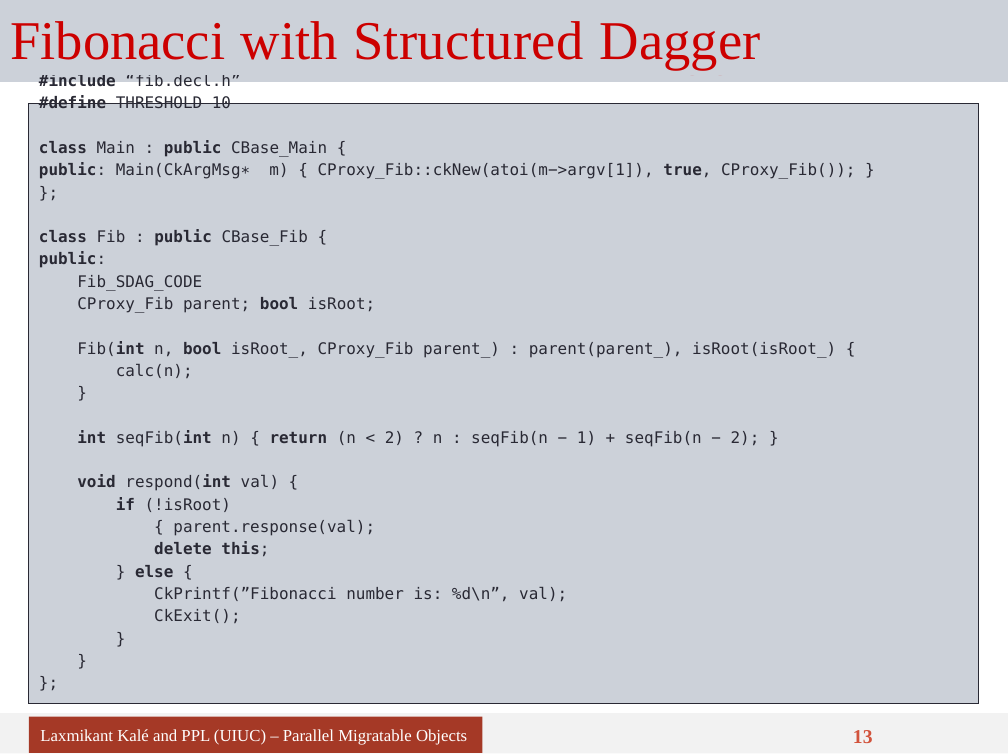
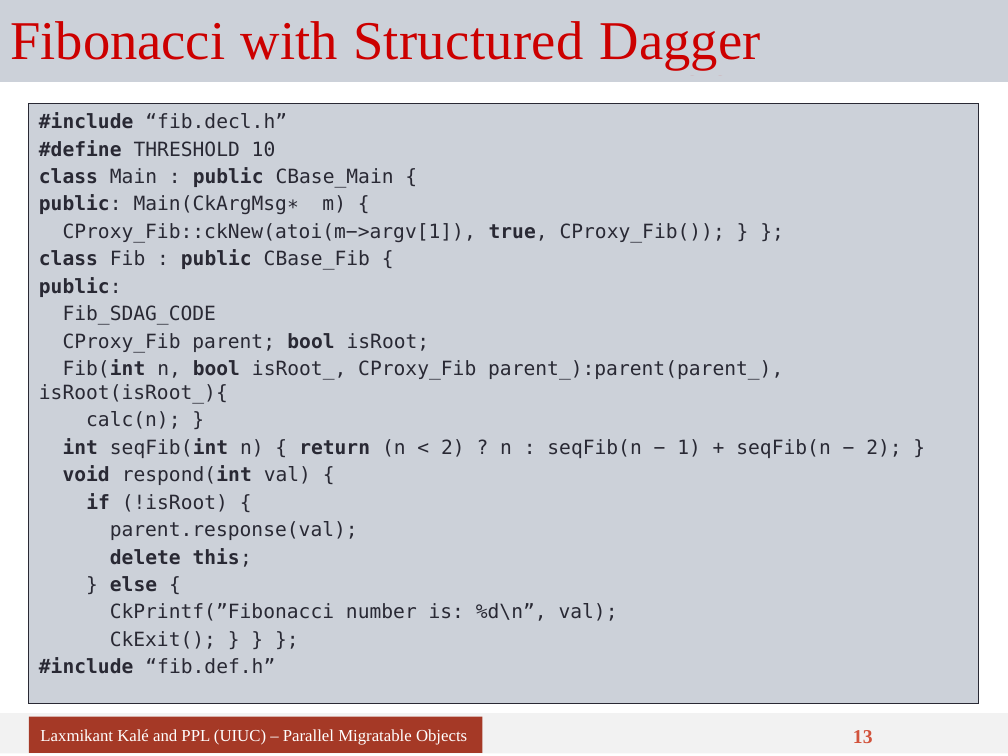
Before and after one commit to UIUC-PPL/charm_tutorial, a slide deck: slide 13 of tutorial-07-sdag.pptx. Drawn at 1008x756 pixels with LibreOffice and Linux fonts; fonts in the diff are those of the drawing. Boxes give left, top, right and bottom in pixels: in the first picture for what was removed or moved away, otherwise in the second. Text is boxed around its words. In the diff, an @@ line names an element or a change of style, - is before the commit and + after.

Commit message:
tut 7: reduce size on sdag slide

```diff
--- a/tutorial-07-sdag.pptx
+++ b/tutorial-07-sdag.pptx
@@ text "#include “fib.decl.h”" at (29,104,979,703): vertical alignment middle to top @@
@@ text at (39,112,901,674): size 11.4 to 14 pt in "#include “fib.decl.h”", "#define THRESHOLD 10", "class Main : public CBase_Main {", "class Fib : public CBase_Fib {" and 9 more places @@
@@ text at (39,195,725,243): text changed; size 11.4 to 14 pt @@
-public: Main(CkArgMsg∗ m) { CProxy_Fib::ckNew(atoi(m−>argv[1]), true, CProxy_Fib()); }
-};
+public: Main(CkArgMsg∗ m) {
+CProxy_Fib::ckNew(atoi(m−>argv[1]), true, CProxy_Fib()); } };
@@ text at (39,360,783,429): text changed; size 11.4 to 14 pt @@
-Fib(int n, bool isRoot_, CProxy_Fib parent_) : parent(parent_), isRoot(isRoot_) {
-calc(n);
-}
+Fib(int n, bool isRoot_, CProxy_Fib parent_):parent(parent_), isRoot(isRoot_){
+calc(n); }
@@ text at (86,493,358,540): text changed; size 11.4 to 14 pt @@
-if (!isRoot)
-{ parent.response(val);
+if (!isRoot) {
+parent.response(val);
@@ text at (110,631,216,649): text changed; size 11.4 to 14 pt @@
-CkExit();
-}
-}
-};
+CkExit(); } } };
```
